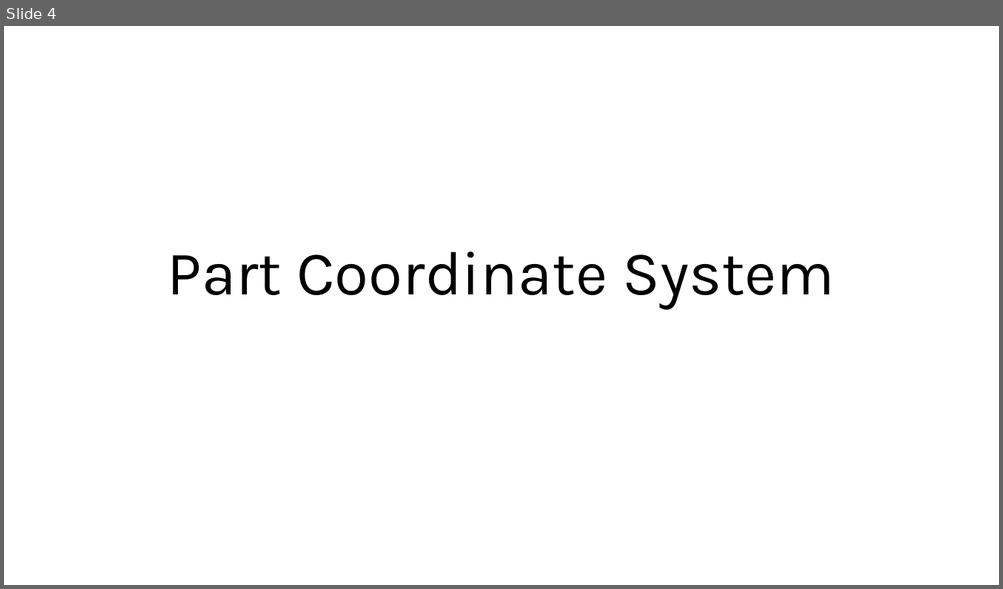
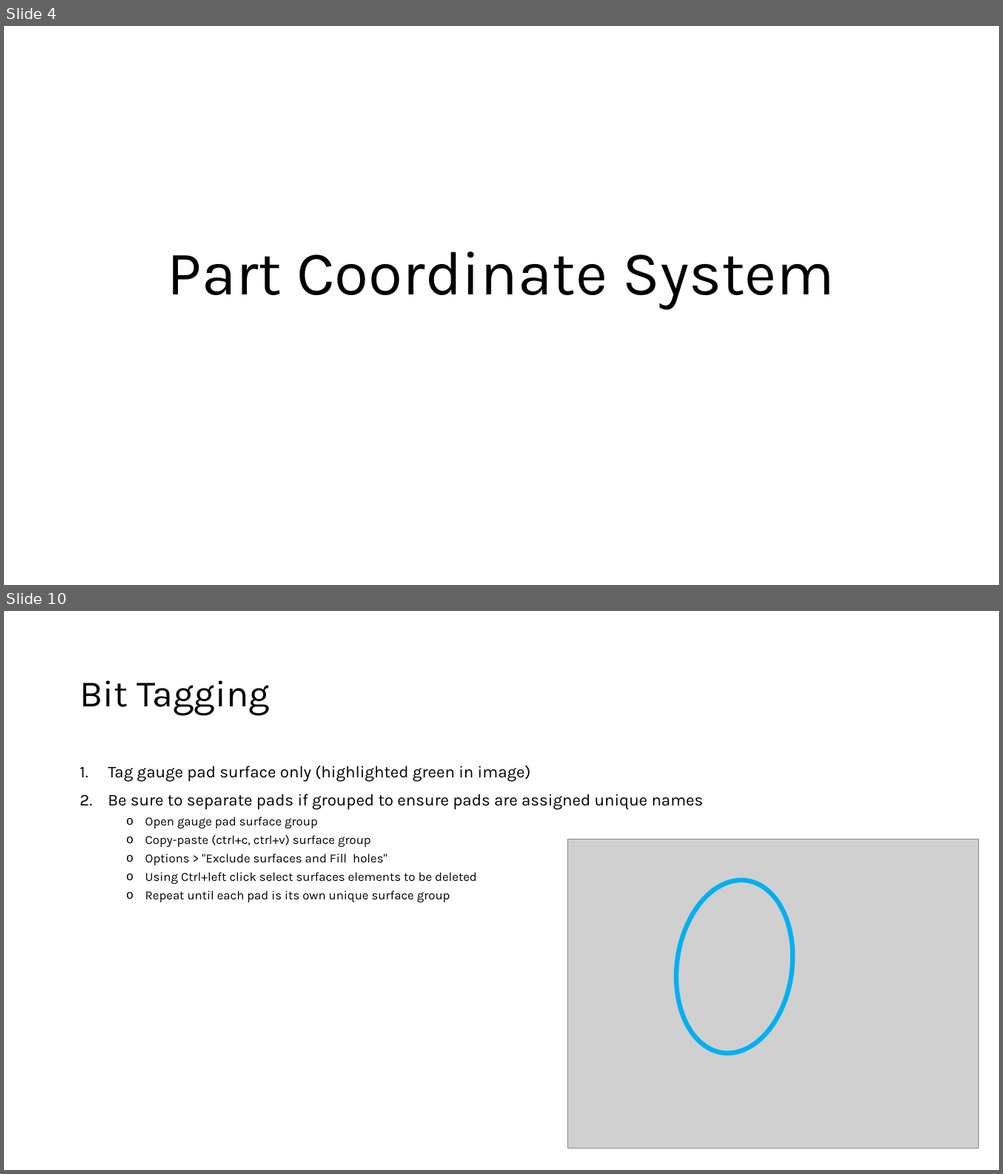
Before and after one commit to justinjones013/CNPC-Resources, a slide deck: Creo CSYS Methodology.pptx. Shown one above the other, each under a label of ours: slide 4 before the commit, slides 4 and 10 after it; the slides between them are not shown. The pictures are 1003x589 and 1003x1174 pixels, drawn with LibreOffice and Linux fonts; fonts in the diff are those of the drawing; grey boxes stand for pictures. Boxes give left, top, right and bottom in pixels: in the first picture for what was removed or moved away, otherwise in the second. Text is boxed around its words. In the diff, an @@ line names an element or a change of style, - is before the commit and + after.

```diff
--- a/Creo CSYS Methodology.pptx
+++ b/Creo CSYS Methodology.pptx
@@ slide 10 added at (4,611,999,1170), background #FFFFFF @@
@@ title added at (79,681,270,716), 36 pt, text #000000 @@
+Bit Tagging
@@ text added at (108,766,703,903), 12 pt, text #000000 @@
+1. Tag gauge pad surface only (highlighted green in image)
+2. Be sure to separate pads if grouped to ensure pads are assigned unique names
+  o Open gauge pad surface group
+  o Copy-paste (ctrl+c, ctrl+v) surface group
+  o Options > "Exclude surfaces and Fill holes"
+  o Using Ctrl+left click select surfaces elements to be deleted
+  o Repeat until each pad is its own unique surface group
@@ picture added at (568,840,979,1149) @@
@@ ellipse added at (666,872,803,1061), outline #00B0F0 4.5 pt @@
```
Also in this commit, not shown: 2 slides changed, 4 other slides added, 1 slide removed.
